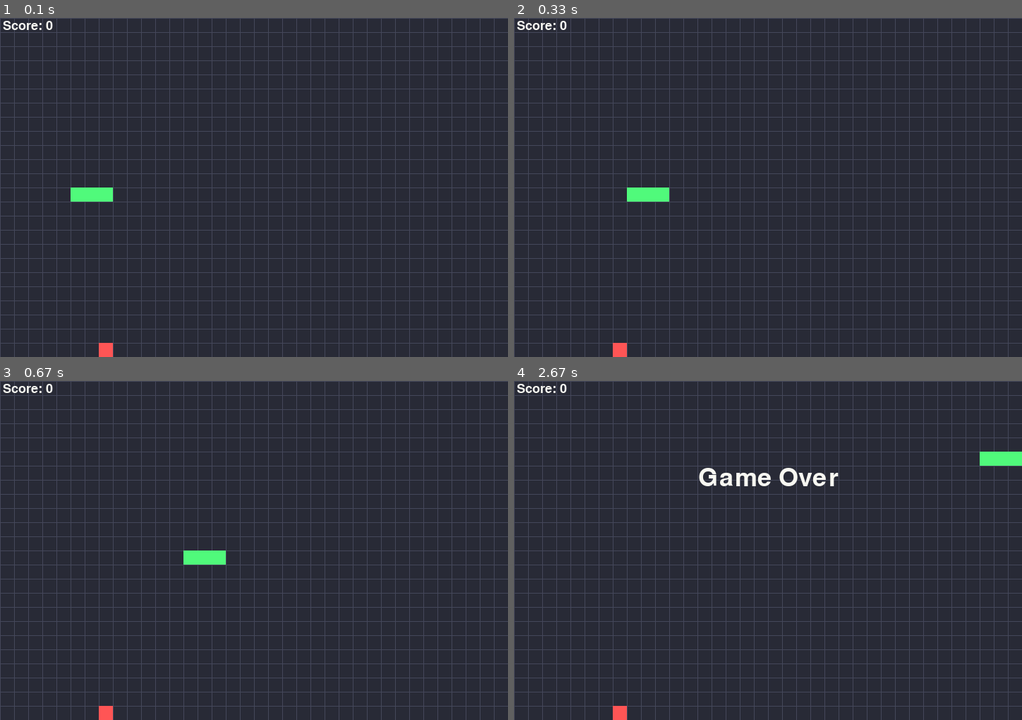
Above: before the commit, frames 1-4 (two rows, left to right).
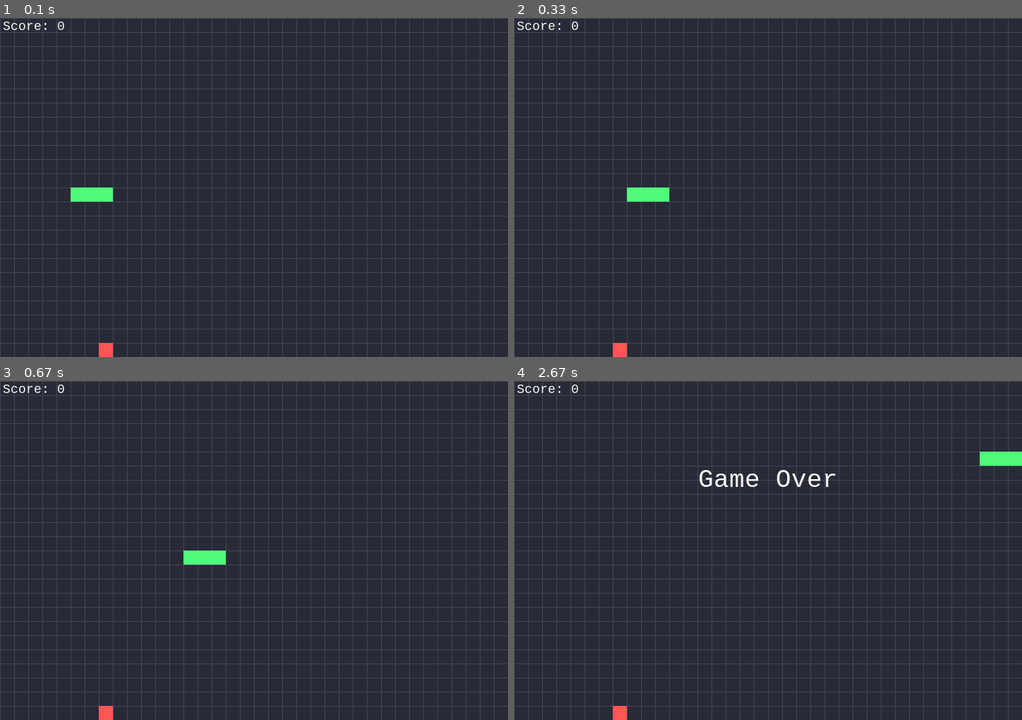
Above: after the commit, the same moments.

Repository: brenobaptista/snake-pygame
Game: pygame game, started from snake.py
Same seed, same stepped clock (60 frames per second), same inputs: the game is played once before the commit and once after it.
Inputs:
- Up to frame 1 (0.1 s): no input
- Up to frame 2 (0.33 s): no input
- Up to frame 3 (0.67 s): tap Enter at 0.33 s
- Up to frame 4 (2.67 s): hold Up 1.17-1.63 s; hold Right 1.67-2.13 s

The runs differ from the first frame. In frame 1, 0.1% of the frame differs, in the area x 0-13%, y 0-4%; in frame 2, 0.1%; in frame 3, 0.1%; in frame 4, 0.9%, in the area x 0-64%, y 0-32%.

Commit message:
Fixed font error

Diff:
--- a/snake.py
+++ b/snake.py
@@ -129,7 +129,7 @@
                          (0, y), (RESOLUTION[0], y))
 
     def render_score(self):
-        score_font = pg.font.Font(pg.font.get_default_font(), SCORE_SIZE)
+        score_font = pg.font.SysFont('monospace', SCORE_SIZE)
 
         score_surface = score_font.render(
             'Score: %s' % (self.score), FONT_ANTIALIAS, SCORE_COLOR)
@@ -155,7 +155,7 @@
         pg.display.update()
 
     def end_game(self):
-        end_game_font = pg.font.Font(pg.font.get_default_font(), END_GAME_SIZE)
+        end_game_font = pg.font.SysFont('monospace', END_GAME_SIZE)
 
         end_game_surface = end_game_font.render(
             'Game Over', FONT_ANTIALIAS, END_GAME_COLOR)
